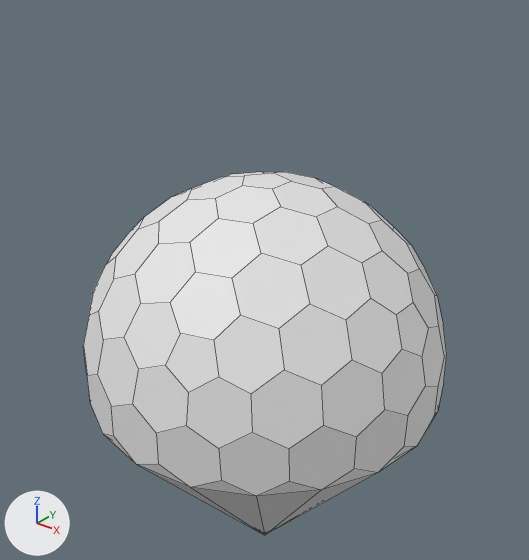
What one commit did to the FBX model Assets/Effects/CyberShield/Shield.fbx.
Both versions are drawn from a 50 mm lens placed at (2.18, -2.73, 2.12), pointed at (-0.07, 0.08, 0.38). Every picture has the same lights, and +X, +Y and +Z are marked at lower left. Mesh edges are drawn as thin lines. Where no turn or scale is listed for an object, it has been applied to the vertices.

In view in the first picture: 'Shield', 'ShieldRays'.
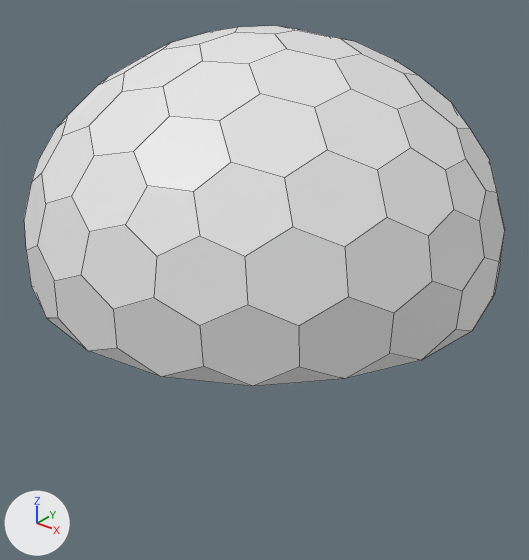
Boxes [x1, y1, x2, y2] around the edits, measured in the pictures (529 x 560 px):
```json
{"object": "Shield", "change": "mesh rescaled", "before": [83, 172, 447, 496], "after": [24, 26, 505, 386], "on screen": "32% wider, 11% taller"}
{"object": "ShieldRays", "change": "reshaped", "before": [103, 413, 437, 535], "after": [46, 296, 494, 386]}
```

Scene script edits in JSON lines:
```json
{"block": "me_icosphere_002", "where": "# used by ob_shieldrays; location = (0.0, 0.0, 0.0)"}
{"op": "remove", "block": "me_icosphere_002", "code": "me_icosphere_002.from_pydata(...)  # 41 vertices, 40 faces; spans x -0.97..0.96, y -0.97..0.97, z -1.37..-0.08"}
{"op": "add", "block": "me_icosphere_002", "code": "me_icosphere_002.from_pydata(...)  # 41 vertices, 40 faces; spans x -1.16..1.16, y -1.16..1.16, z 0.0..0.63"}
{"block": "me_icosphere_002", "change": "me_icosphere_002 part 1: 41 of 41 vertices moved; they spanned x -0.97..0.96, y -0.97..0.97, z -1.37..-0.08 and now span x -1.16..1.16, y -1.16..1.16, z 0.0..0.63; mean shift (0.0, 0.0, 0.73); largest move (0.0, 0.0, -1.37) -> (0.0, 0.0, 0.0)"}
{"block": "me_icosphere_001", "where": "me_icosphere_001.from_pydata(...)  # 200 vertices, 91 faces; spans x -0.97..0.97, y -0.97..0.97, z -0.18..0.98"}
{"block": "me_icosphere_001", "where": "# used by ob_shield; location = (0.0, 0.0, 0.0)"}
{"block": "me_icosphere_001", "change": "me_icosphere_001 part 2: the whole mesh is scaled about its middle by (1.2, 1.2, 1), then moved by (0.0, 0.0, 0.72)"}
```
